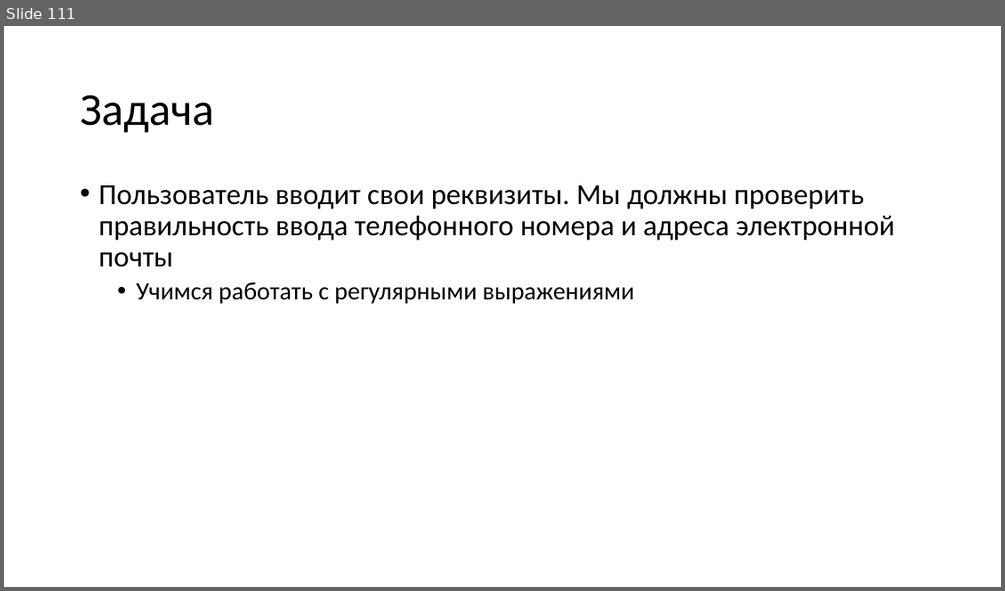
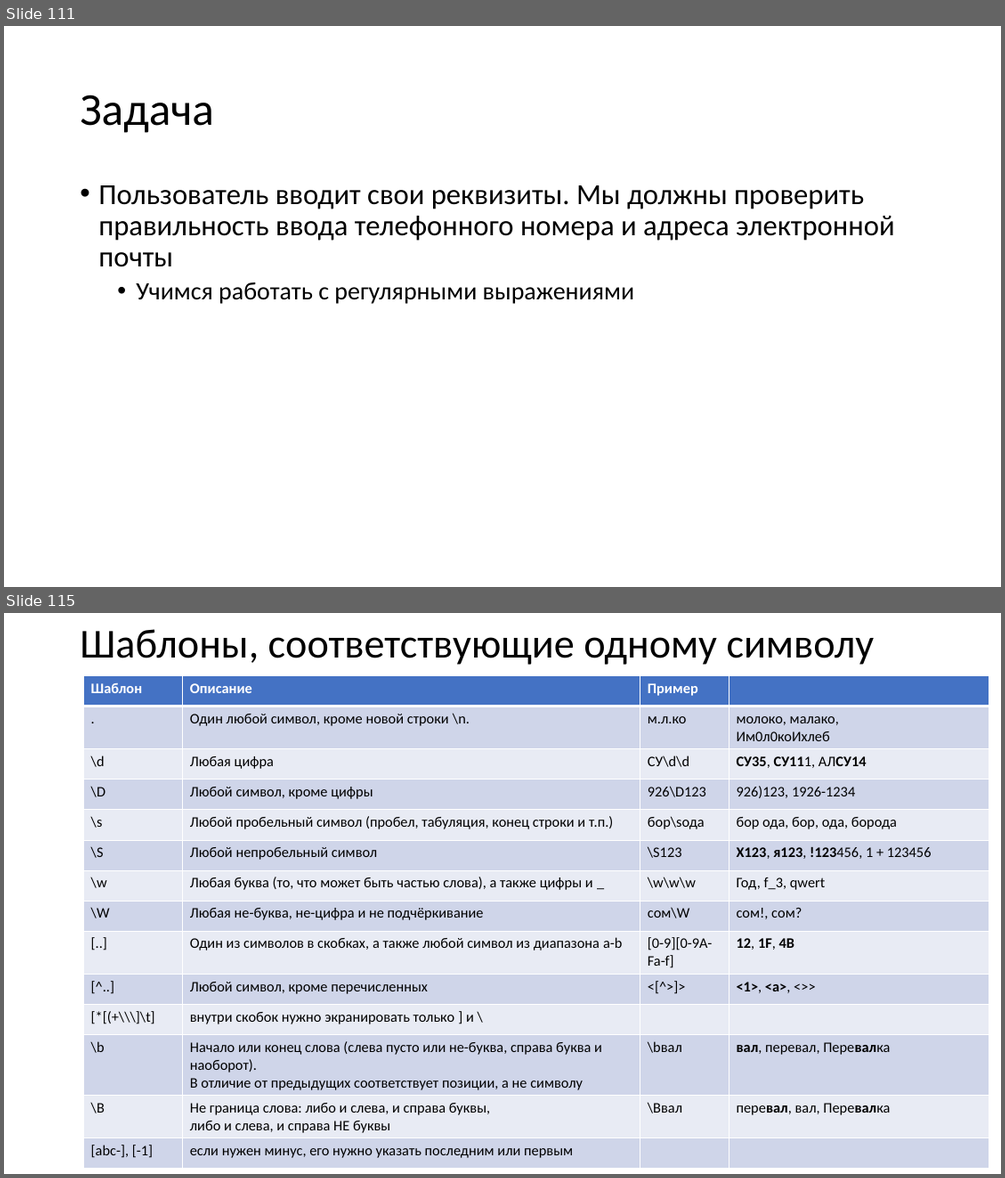
Before and after one commit to paveltsytovich/telegram-course, a slide deck: Presentation/Разработка ботов для телеграмм на Python.pptx. Shown one above the other, each under a label of ours: slide 111 before the commit, slides 111 and 115 after it; the slides between them are not shown. The pictures are 1005x591 and 1005x1178 pixels, drawn with LibreOffice and Linux fonts; fonts in the diff are those of the drawing. Boxes give left, top, right and bottom in pixels: in the first picture for what was removed or moved away, otherwise in the second. Text is boxed around its words. In the diff, an @@ line names an element or a change of style, - is before the commit and + after.

```diff
--- a/Presentation/Разработка ботов для телеграмм на Python.pptx
+++ b/Presentation/Разработка ботов для телеграмм на Python.pptx
@@ slide 115 added at [4,613,1001,1174], background #FFFFFF @@
@@ title added at [80,629,874,665], 39.6 pt, text #000000 @@
+Шаблоны, соответствующие одному символу
@@ table added at [83,676,989,1167], 14 rows, 4 columns @@
+Шаблон | Описание | Пример | 
+. | Один любой символ, кроме новой строки \n. | м.л.ко | молоко, малако, / Им0л0коИхлеб
+\d | Любая цифра | СУ\d\d | СУ35, СУ111, АЛСУ14
+\D | Любой символ, кроме цифры | 926\D123 | 926)123, 1926-1234
+\s | Любой пробельный символ (пробел, табуляция, конец строки и т.п.) | бор\sода | бор ода, бор, ода, борода
+\S | Любой непробельный символ | \S123 | X123, я123, !123456, 1 + 123456
+\w | Любая буква (то, что может быть частью слова), а также цифры и _ | \w\w\w | Год, f_3, qwert
+\W | Любая не-буква, не-цифра и не подчёркивание | сом\W | сом!, сом?
+[..] | Один из символов в скобках, а также любой символ из диапазона a-b | [0-9][0-9A-Fa-f] | 12, 1F, 4B
+[^..] | Любой символ, кроме перечисленных | <[^>]> | <1>, <a>, <>>
+[*[(+\\\]\t] | внутри скобок нужно экранировать только ] и \ |  | 
+\b | Начало или конец слова (слева пусто или не-буква, справа буква и наоборот). В отличие от предыдущих соответствует позиции, а не символу | \bвал | вал, перевал, Перевалка
+\B | Не граница слова: либо и слева, и справа буквы, либо и слева, и справа НЕ буквы | \Bвал | перевал, вал, Перевалка
+[abc-], [-1] | если нужен минус, его нужно указать последним или первым |  | 
```
Also in this commit, not shown: 11 other slides added, 1 other file.
